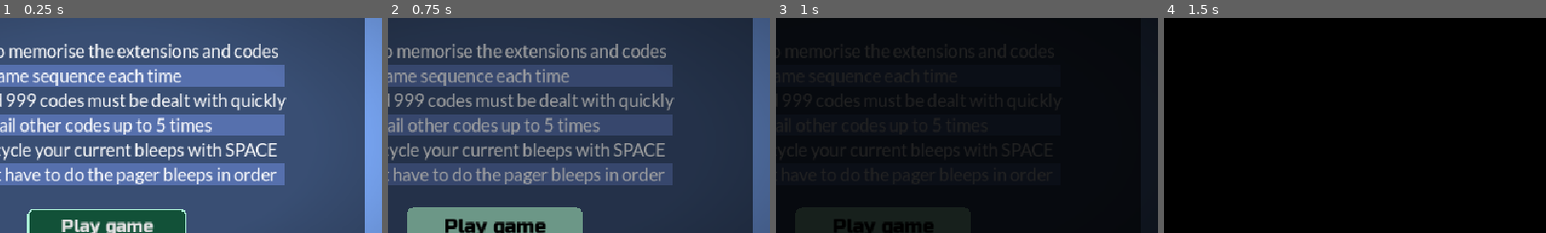
Above: before the commit, frames 1-4 (left to right).
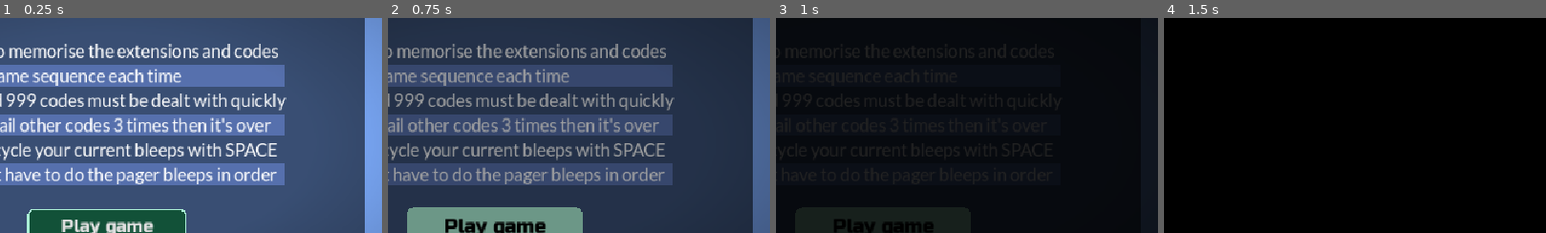
Above: after the commit, the same moments.

Repository: hawkstein/ludum-dare-60-old-tech
Game: Godot game, scene res://screens/tips.tscn
Same seed, same stepped clock (60 frames per second), same inputs: the game is played once before the commit and once after it. This scene is started directly instead of the project's main scene.
Inputs:
- Up to frame 1 (0.25 s): no input
- Up to frame 2 (0.75 s): click "Play game" at 0.5 s
- Up to frame 3 (1 s): no input
- Up to frame 4 (1.5 s): click "Play game" at 1.25 s
The pictures show only the part of the screen within x 36-86%, y 21-71%; the shares and areas given below are measured in that part.

The runs differ from the first frame. In frame 1, 1.4% of the frame differs, in the area x 29-71%, y 46-55%; in frame 2, 1.2%; in frame 3, less than 0.1%; in frame 4, nothing differs.

Commit message:
tweak back to 4 normal fails

Diff:
--- a/screens/main.gd
+++ b/screens/main.gd
@@ -1,6 +1,6 @@
 extends Node3D
 
-@export var max_normal_failures := 6
+@export var max_normal_failures := 4
 @export var end_message_duration := 2.5
 @export var end_lead_in_duration := 1.0
 
--- a/screens/tips.tscn
+++ b/screens/tips.tscn
@@ -96,7 +96,7 @@
 
 [node name="Instructions4" type="Label" parent="ColorRect/HBoxContainer/VBoxContainer/PanelContainer/MarginContainer/VBoxContainer/VBoxContainer/PanelContainer2" unique_id=1302347533]
 layout_mode = 2
-text = "You can fail other codes up to 5 times"
+text = "You can fail other codes 3 times then it's over"
 
 [node name="Instructions5" type="Label" parent="ColorRect/HBoxContainer/VBoxContainer/PanelContainer/MarginContainer/VBoxContainer/VBoxContainer" unique_id=226693713]
 layout_mode = 2
